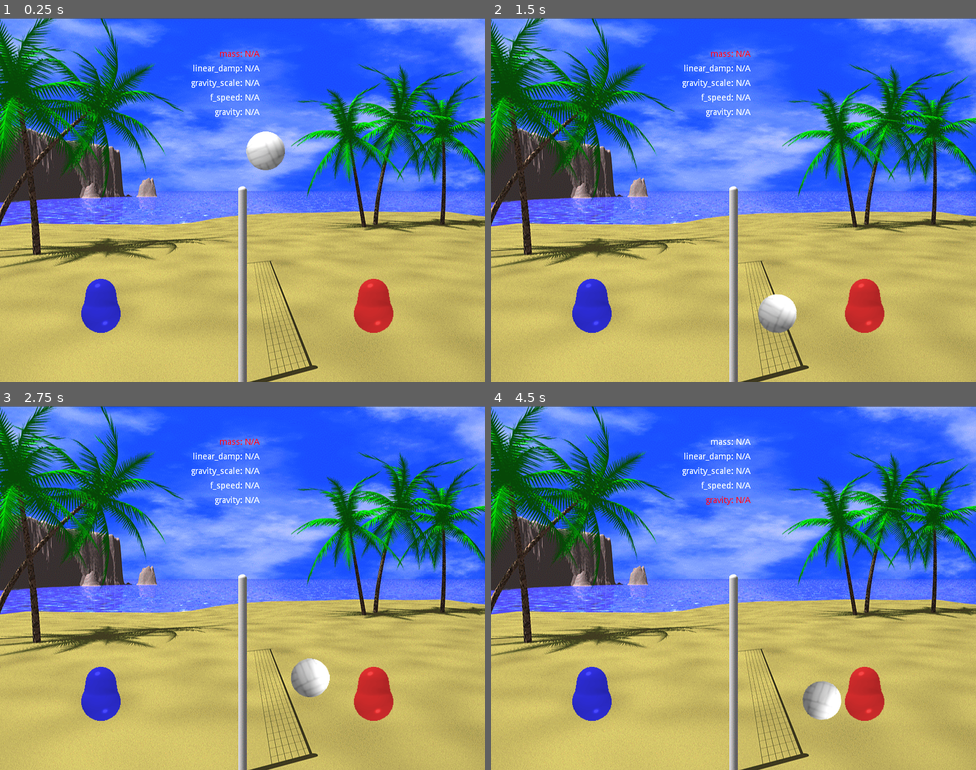
Above: before the commit, frames 1-4 (two rows, left to right).
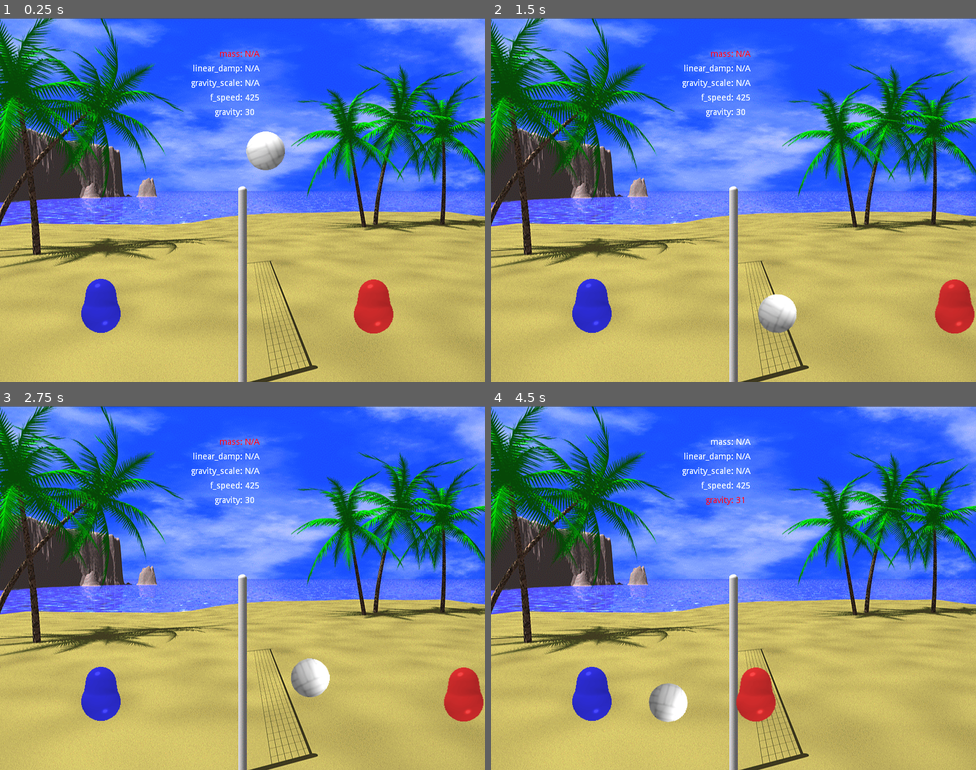
Above: after the commit, the same moments.

Repository: h4de5/BlobbyValley
Game: Godot game, scene res://game/main/main.tscn
The game is run twice, just before and just after one commit, with the same random seed, the same clock (stepped at 60 frames per second) and the same inputs.
Inputs:
- Up to frame 1 (0.25 s): no input
- Up to frame 2 (1.5 s): tap Enter at 0.5 s; hold Right (ui_right) 0.53-1.28 s; hold End (ui_end) 0.53-1.28 s; tap Home (ui_home) at 0.8, 1.35 s; hold Down (ui_down) from 1.28 s (still down)
- Up to frame 3 (2.75 s): tap End (ui_end) at 1.55 s; release Down (ui_down) at 2.03 s; hold Right (ui_right) from 2.03 s (still down); hold End (ui_end) from 2.03 s (still down); tap Home (ui_home) at 2.3 s
- Up to frame 4 (4.5 s): release Right (ui_right) at 2.78 s; release End (ui_end) at 2.78 s; hold Page Up (ui_page_up) 2.78-3.53 s; tap Home (ui_home) at 2.85, 3.8, 4.35 s; tap End (ui_end) at 3.05 s; hold End (ui_end) 3.53-4.28 s; hold Left (ui_left) from 3.53 s (still down)

The runs differ from the first frame. In frame 1, 0.1% of the frame differs, in the area x 50-82%, y 21-87%; in frame 2, 2.0%; in frame 3, 2.0%; in frame 4, 3.3%, in the area x 32-82%, y 21-87%.
Error before the commit: Parse Error: The method "get_colliding_bodies" isn't declared in the current class. (res://game/main/player.gd:48)

Commit message:
Update before moving code

Diff:
--- a/default_env.tres
+++ b/default_env.tres
@@ -65,6 +65,7 @@
 ssao_intensity2 = 1.0
 ssao_bias = 0.01
 ssao_light_affect = 0.0
+ssao_ao_channel_affect = 0.0
 ssao_color = Color( 0, 0, 0, 1 )
 ssao_quality = 0
 ssao_blur = 3
--- a/game/main/main.tscn
+++ b/game/main/main.tscn
@@ -3,8 +3,7 @@
 [ext_resource path="res://game/main/main.gd" type="Script" id=1]
 [ext_resource path="res://game/main/world.tscn" type="PackedScene" id=2]
 
-[node name="main" type="Node"]
-
+[node name="main" type="Node" index="0"]
 script = ExtResource( 1 )
 
 [node name="world" parent="." index="0" instance=ExtResource( 2 )]
--- a/game/main/player.gd
+++ b/game/main/player.gd
@@ -33,7 +33,8 @@
 			if(collision.collider.is_in_group("BALL")):
 				print("collision: ", collision.collider , " left_over_motion: ", left_over_motion)
 				#collision.collider.apply_impulse(Vector2(0,0), left_over_motion * 0.01)
-				collision.collider.apply_impulse(Vector2(0,0), collision.normal * -0.05)
+				# this is only necessary on godot < 3.1
+				#collision.collider.apply_impulse(Vector2(0,0), collision.normal * -0.05)
 
 
 				# get_node("../ball").apply_impulse(
@@ -45,11 +46,12 @@
 
 	# des not realy work that way
 	return true
-	var bodies = get_colliding_bodies()
-	if (get_parent().get_node("field/floor") in bodies):
-		return true
-	else:
-		return false
+
+	#var bodies = get_colliding_bodies()
+	#if (get_parent().get_node("field/floor") in bodies):
+	#	return true#
+	#else:
+	#	return false
 
 
 func _input(event):
--- a/project.godot
+++ b/project.godot
@@ -6,7 +6,12 @@
 ;   [section] ; section goes between []
 ;   param=value ; assign values to parameters
 
-config_version=3
+config_version=4
+
+_global_script_classes=[  ]
+_global_script_class_icons={
+
+}
 
 [application]
 
@@ -21,10 +26,80 @@
 
 [input]
 
-ui_home=[ Object(InputEventKey,"resource_local_to_scene":false,"resource_name":"","device":0,"alt":false,"shift":false,"control":false,"meta":false,"command":false,"pressed":false,"scancode":16777229,"unicode":0,"echo":false,"script":null)
+ui_accept={
+"deadzone": 0.5,
+"events": [ Object(InputEventKey,"resource_local_to_scene":false,"resource_name":"","device":0,"alt":false,"shift":false,"control":false,"meta":false,"command":false,"pressed":false,"scancode":16777221,"unicode":0,"echo":false,"script":null)
+, Object(InputEventKey,"resource_local_to_scene":false,"resource_name":"","device":0,"alt":false,"shift":false,"control":false,"meta":false,"command":false,"pressed":false,"scancode":16777222,"unicode":0,"echo":false,"script":null)
+, Object(InputEventKey,"resource_local_to_scene":false,"resource_name":"","device":0,"alt":false,"shift":false,"control":false,"meta":false,"command":false,"pressed":false,"scancode":32,"unicode":0,"echo":false,"script":null)
+, Object(InputEventJoypadButton,"resource_local_to_scene":false,"resource_name":"","device":0,"button_index":0,"pressure":0.0,"pressed":false,"script":null)
  ]
-ui_end=[ Object(InputEventKey,"resource_local_to_scene":false,"resource_name":"","device":0,"alt":false,"shift":false,"control":false,"meta":false,"command":false,"pressed":false,"scancode":16777230,"unicode":0,"echo":false,"script":null)
+}
+ui_select={
+"deadzone": 0.5,
+"events": [ Object(InputEventKey,"resource_local_to_scene":false,"resource_name":"","device":0,"alt":false,"shift":false,"control":false,"meta":false,"command":false,"pressed":false,"scancode":32,"unicode":0,"echo":false,"script":null)
+, Object(InputEventJoypadButton,"resource_local_to_scene":false,"resource_name":"","device":0,"button_index":3,"pressure":0.0,"pressed":false,"script":null)
  ]
+}
+ui_cancel={
+"deadzone": 0.5,
+"events": [ Object(InputEventKey,"resource_local_to_scene":false,"resource_name":"","device":0,"alt":false,"shift":false,"control":false,"meta":false,"command":false,"pressed":false,"scancode":16777217,"unicode":0,"echo":false,"script":null)
+, Object(InputEventJoypadButton,"resource_local_to_scene":false,"resource_name":"","device":0,"button_index":1,"pressure":0.0,"pressed":false,"script":null)
+ ]
+}
+ui_focus_next={
+"deadzone": 0.5,
+"events": [ Object(InputEventKey,"resource_local_to_scene":false,"resource_name":"","device":0,"alt":false,"shift":false,"control":false,"meta":false,"command":false,"pressed":false,"scancode":16777218,"unicode":0,"echo":false,"script":null)
+ ]
+}
+ui_focus_prev={
+"deadzone": 0.5,
+"events": [ Object(InputEventKey,"resource_local_to_scene":false,"resource_name":"","device":0,"alt":false,"shift":true,"control":false,"meta":false,"command":false,"pressed":false,"scancode":16777218,"unicode":0,"echo":false,"script":null)
+ ]
+}
+ui_left={
+"deadzone": 0.5,
+"events": [ Object(InputEventKey,"resource_local_to_scene":false,"resource_name":"","device":0,"alt":false,"shift":false,"control":false,"meta":false,"command":false,"pressed":false,"scancode":16777231,"unicode":0,"echo":false,"script":null)
+, Object(InputEventJoypadButton,"resource_local_to_scene":false,"resource_name":"","device":0,"button_index":14,"pressure":0.0,"pressed":false,"script":null)
+ ]
+}
+ui_right={
+"deadzone": 0.5,
+"events": [ Object(InputEventKey,"resource_local_to_scene":false,"resource_name":"","device":0,"alt":false,"shift":false,"control":false,"meta":false,"command":false,"pressed":false,"scancode":16777233,"unicode":0,"echo":false,"script":null)
+, Object(InputEventJoypadButton,"resource_local_to_scene":false,"resource_name":"","device":0,"button_index":15,"pressure":0.0,"pressed":false,"script":null)
+ ]
+}
+ui_up={
+"deadzone": 0.5,
+"events": [ Object(InputEventKey,"resource_local_to_scene":false,"resource_name":"","device":0,"alt":false,"shift":false,"control":false,"meta":false,"command":false,"pressed":false,"scancode":16777232,"unicode":0,"echo":false,"script":null)
+, Object(InputEventJoypadButton,"resource_local_to_scene":false,"resource_name":"","device":0,"button_index":12,"pressure":0.0,"pressed":false,"script":null)
+ ]
+}
+ui_down={
+"deadzone": 0.5,
+"events": [ Object(InputEventKey,"resource_local_to_scene":false,"resource_name":"","device":0,"alt":false,"shift":false,"control":false,"meta":false,"command":false,"pressed":false,"scancode":16777234,"unicode":0,"echo":false,"script":null)
+, Object(InputEventJoypadButton,"resource_local_to_scene":false,"resource_name":"","device":0,"button_index":13,"pressure":0.0,"pressed":false,"script":null)
+ ]
+}
+ui_page_up={
+"deadzone": 0.5,
+"events": [ Object(InputEventKey,"resource_local_to_scene":false,"resource_name":"","device":0,"alt":false,"shift":false,"control":false,"meta":false,"command":false,"pressed":false,"scancode":16777235,"unicode":0,"echo":false,"script":null)
+ ]
+}
+ui_page_down={
+"deadzone": 0.5,
+"events": [ Object(InputEventKey,"resource_local_to_scene":false,"resource_name":"","device":0,"alt":false,"shift":false,"control":false,"meta":false,"command":false,"pressed":false,"scancode":16777236,"unicode":0,"echo":false,"script":null)
+ ]
+}
+ui_home={
+"deadzone": 0.5,
+"events": [ Object(InputEventKey,"resource_local_to_scene":false,"resource_name":"","device":0,"alt":false,"shift":false,"control":false,"meta":false,"command":false,"pressed":false,"scancode":16777229,"unicode":0,"echo":false,"script":null)
+ ]
+}
+ui_end={
+"deadzone": 0.5,
+"events": [ Object(InputEventKey,"resource_local_to_scene":false,"resource_name":"","device":0,"alt":false,"shift":false,"control":false,"meta":false,"command":false,"pressed":false,"scancode":16777230,"unicode":0,"echo":false,"script":null)
+ ]
+}
 
 [rendering]
 
